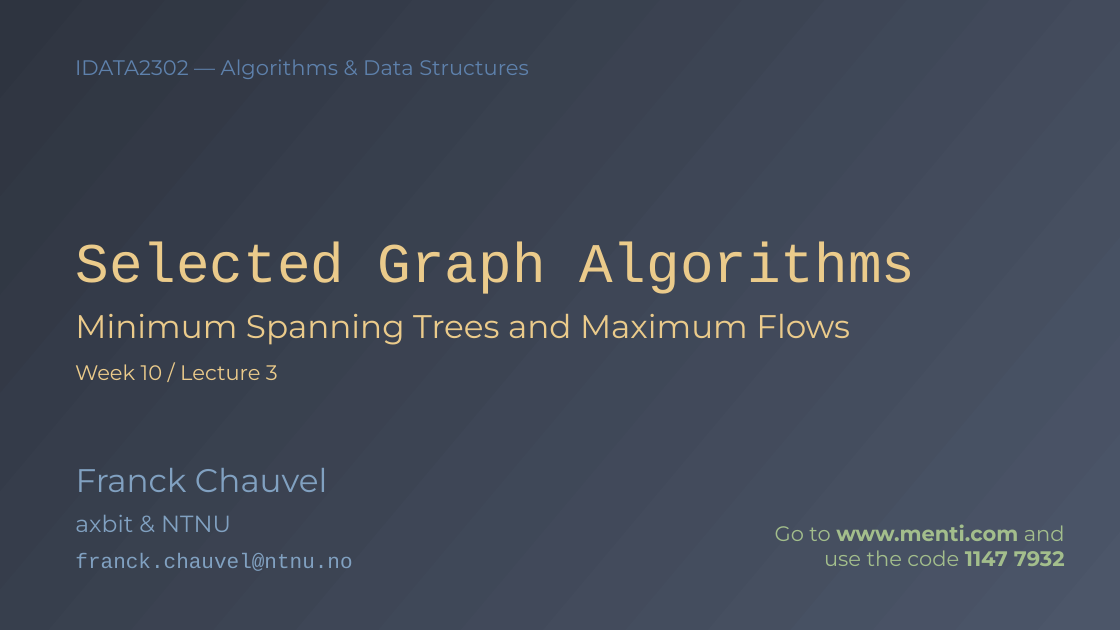
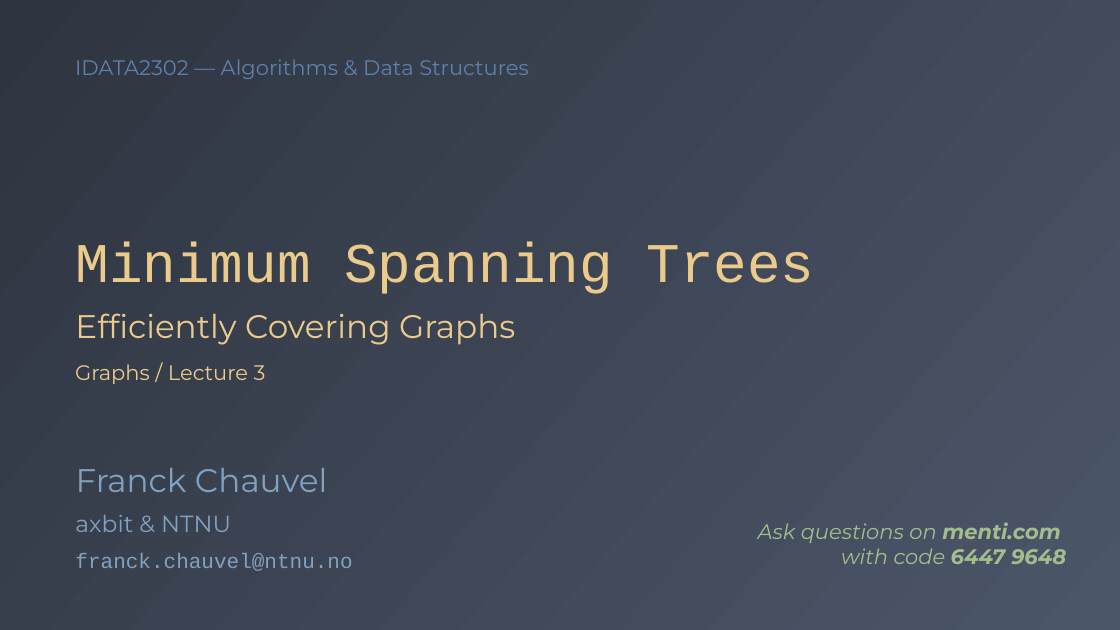
Before and after one commit to fchauvel/ntnu-idata2302-website, a slide deck: slide 1 of source/graphs/mst/_static/mst.pptx. Drawn at 1120x630 pixels with LibreOffice and Linux fonts; fonts in the diff are those of the drawing. Boxes give left, top, right and bottom in pixels: in the first picture for what was removed or moved away, otherwise in the second. Text is boxed around its words. In the diff, an @@ line names an element or a change of style, - is before the commit and + after.

Commit message:
content: Minor updates on the Graph lecture slides

```diff
--- a/source/graphs/mst/_static/mst.pptx
+++ b/source/graphs/mst/_static/mst.pptx
@@ title at (75,241,815,294): text changed @@
-Selected Graph Algorithms
+Minimum Spanning Trees
@@ subtitle at (75,313,515,345): text changed @@
-Minimum Spanning Trees and Maximum Flows
+Efficiently Covering Graphs
@@ text at (75,364,266,384): text changed @@
-Week 10 / Lecture 3
+Graphs / Lecture 3
@@ text at (758,522,1066,564): text changed; bold off; italic on @@
-Go to www.menti.com and use the code 1147 7932
+Ask questions on menti.com
+with code 6447 9648
```
Also in this commit, not shown: 2 other slides changed, 2 other files.
